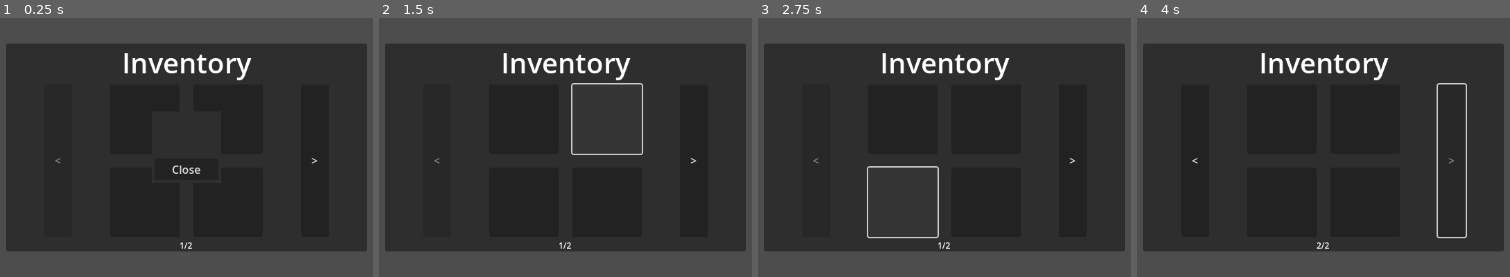
Above: before the commit, frames 1-4 (left to right).
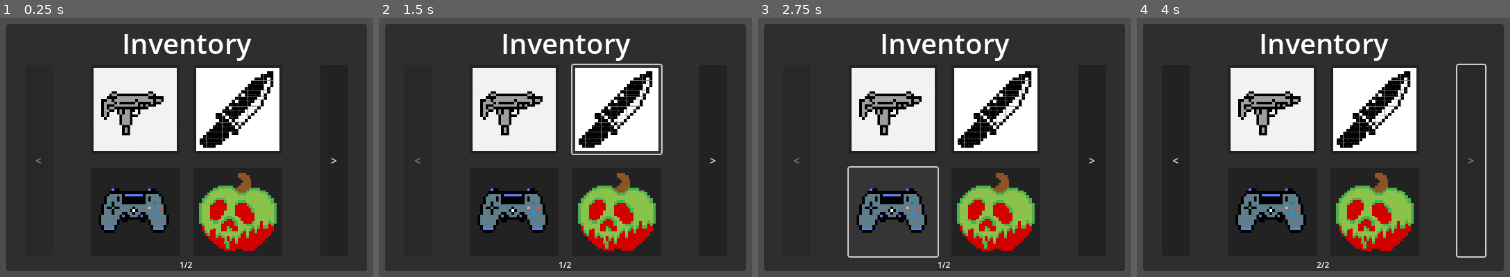
Above: after the commit, the same moments.

Repository: Xiphereal/AceAttorneyInventory
Game: Godot game, scene res://scenes/inventory.tscn
Same seed, same stepped clock (60 frames per second), same inputs: the game is played once before the commit and once after it. The project has no main scene, so this scene is started directly.
Inputs (mouse positions are in pixels of both pictures, inside the frame that each line leads up to; where the layout moved, square brackets give the same spot in the first picture):
- Up to frame 1 (0.25 s): no input
- Up to frame 2 (1.5 s): click (513, 108) [524, 119] at 0.5 s; click (617, 108) [606, 119] at 1.25 s
- Up to frame 3 (2.75 s): click (892, 212) [903, 201] at 2 s
- Up to frame 4 (4 s): click (1375, 212) [1364, 201] at 2.75 s; click ">" at 3.5 s

The runs differ from the first frame. In frame 1, 37% of the frame differs, in the area x 1-99%, y 2-98%; in frame 2, 37%; in frame 3, 36%; in frame 4, 38%.

Commit message:
feat: use placeholders as icons

Diff:
--- a/scenes/inventory.tscn
+++ b/scenes/inventory.tscn
@@ -1,6 +1,10 @@
-[gd_scene load_steps=6 format=3 uid="uid://715tartby11i"]
+[gd_scene load_steps=10 format=3 uid="uid://715tartby11i"]
 
 [ext_resource type="Script" path="res://scenes/inventory.gd" id="1_nb056"]
+[ext_resource type="Texture2D" uid="uid://bhdg42skfhwfv" path="res://assets/placeholders 2D/placeholder1.png" id="2_b0g4s"]
+[ext_resource type="Texture2D" uid="uid://cjliqbbgpyff7" path="res://assets/placeholders 2D/placeholder2.jpg" id="3_rky7m"]
+[ext_resource type="Texture2D" uid="uid://cdyj3fb6b3gyj" path="res://assets/placeholders 2D/placeholder3.png" id="4_h4cj0"]
+[ext_resource type="Texture2D" uid="uid://6tqxjjpdoavp" path="res://assets/placeholders 2D/placeholder4.png" id="5_r20k8"]
 
 [sub_resource type="Theme" id="Theme_x7lis"]
 Label/font_sizes/font_size = 23
@@ -70,20 +74,28 @@
 columns = 2
 
 [node name="Panel" type="Button" parent="PanelContainer/VBoxContainer/HBoxContainer/GridContainer"]
-custom_minimum_size = Vector2(100, 100)
+custom_minimum_size = Vector2(128, 128)
 layout_mode = 2
+icon = ExtResource("2_b0g4s")
+expand_icon = true
 
 [node name="Panel2" type="Button" parent="PanelContainer/VBoxContainer/HBoxContainer/GridContainer"]
-custom_minimum_size = Vector2(100, 100)
+custom_minimum_size = Vector2(128, 128)
 layout_mode = 2
+icon = ExtResource("3_rky7m")
+expand_icon = true
 
 [node name="Panel3" type="Button" parent="PanelContainer/VBoxContainer/HBoxContainer/GridContainer"]
-custom_minimum_size = Vector2(100, 100)
+custom_minimum_size = Vector2(128, 128)
 layout_mode = 2
+icon = ExtResource("4_h4cj0")
+expand_icon = true
 
 [node name="Panel4" type="Button" parent="PanelContainer/VBoxContainer/HBoxContainer/GridContainer"]
-custom_minimum_size = Vector2(100, 100)
+custom_minimum_size = Vector2(128, 128)
 layout_mode = 2
+icon = ExtResource("5_r20k8")
+expand_icon = true
 
 [node name="Next" type="Button" parent="PanelContainer/VBoxContainer/HBoxContainer"]
 unique_name_in_owner = true
@@ -102,7 +114,6 @@
 [node name="ObjectInspector" type="PopupPanel" parent="."]
 initial_position = 2
 size = Vector2i(100, 103)
-visible = true
 
 [node name="VBoxContainer" type="VBoxContainer" parent="ObjectInspector"]
 offset_left = 4.0
